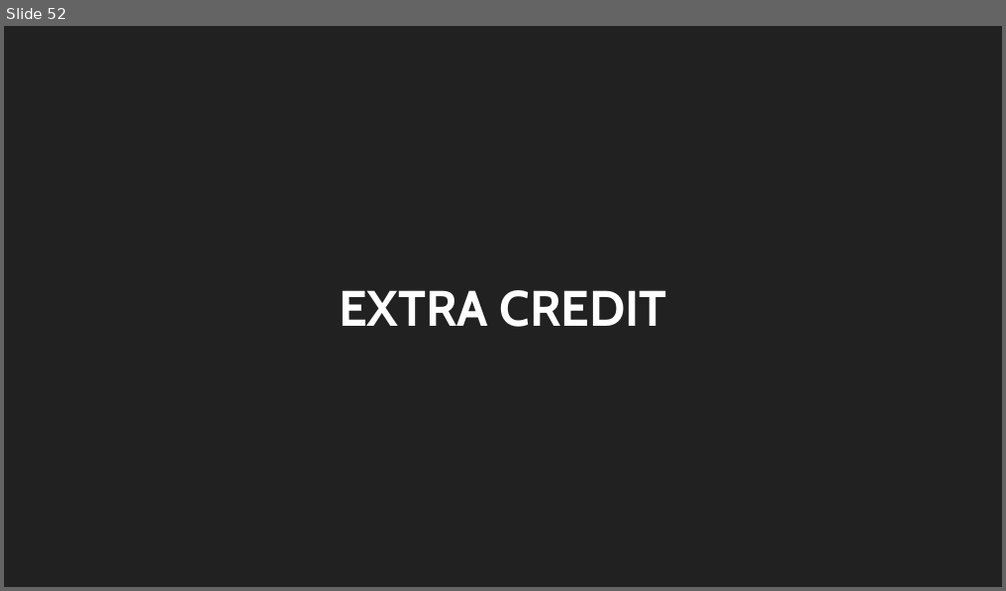
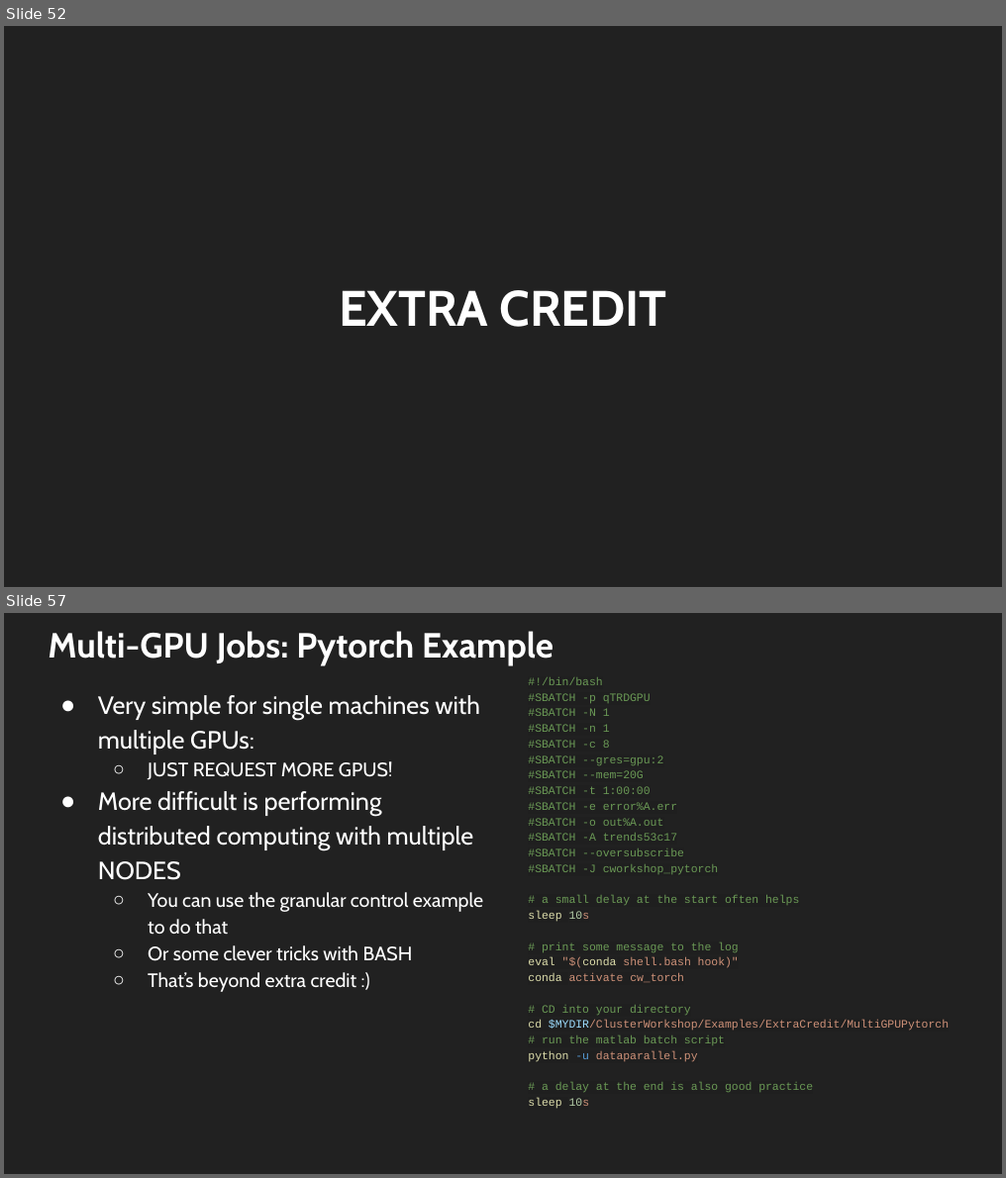
Before and after one commit to trendscenter/ClusterWorkshop, a slide deck: Introduction to the TReNDs Cluster.pptx. Shown one above the other, each under a label of ours: slide 52 before the commit, slides 52 and 57 after it; the slides between them are not shown. The pictures are 1006x591 and 1006x1178 pixels, drawn with LibreOffice and Linux fonts; fonts in the diff are those of the drawing. Boxes give left, top, right and bottom in pixels: in the first picture for what was removed or moved away, otherwise in the second. Text is boxed around its words. In the diff, an @@ line names an element or a change of style, - is before the commit and + after.

```diff
--- a/Introduction to the TReNDs Cluster.pptx
+++ b/Introduction to the TReNDs Cluster.pptx
@@ slide 57 added at (4, 613, 1002, 1174), background #212121 @@
@@ title added at (48, 631, 553, 665), 25.2 pt, text #FFFFFF, bold @@
+Multi-GPU Jobs: Pytorch Example
@@ text added at (98, 695, 483, 992), 14 pt, text #FFFFFF @@
+● Very simple for single machines with multiple GPUs:
+  ○ JUST REQUEST MORE GPUS!
+● More difficult is performing distributed computing with multiple NODES
+  ○ You can use the granular control example to do that
+  ○ Or some clever tricks with BASH
+  ○ That’s beyond extra credit :)
@@ text added at (528, 677, 948, 1109), 8.1 pt, text #6A9955 @@
+#!/bin/bash
+#SBATCH -p qTRDGPU
+#SBATCH -N 1
+#SBATCH -n 1
+#SBATCH -c 8
+#SBATCH --gres=gpu:2
+#SBATCH --mem=20G
+#SBATCH -t 1:00:00
+#SBATCH -e error%A.err
+#SBATCH -o out%A.out
+#SBATCH -A trends53c17
+#SBATCH --oversubscribe
+#SBATCH -J cworkshop_pytorch
+# a small delay at the start often helps
+sleep 10s
+# print some message to the log
+eval "$(conda shell.bash hook)"
+conda activate cw_torch
+# CD into your directory
+cd $MYDIR/ClusterWorkshop/Examples/ExtraCredit/MultiGPUPytorch
+# run the matlab batch script
+python -u dataparallel.py
+# a delay at the end is also good practice
+sleep 10s
```
Also in this commit, not shown: 3 slides changed, 5 other slides added, 5 slides removed, 1 other file.
